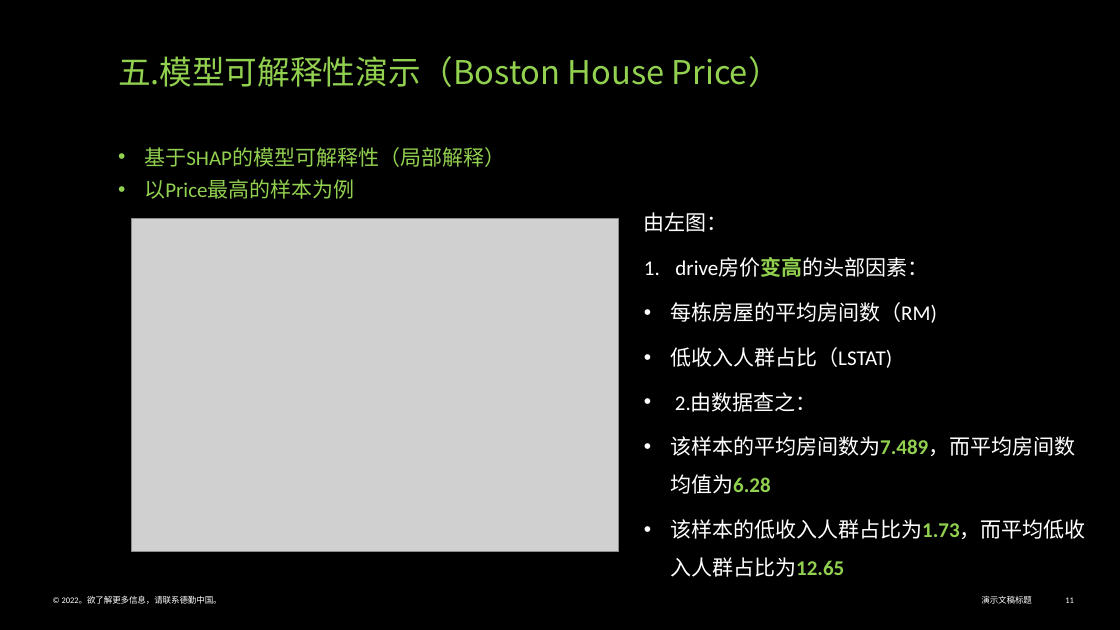
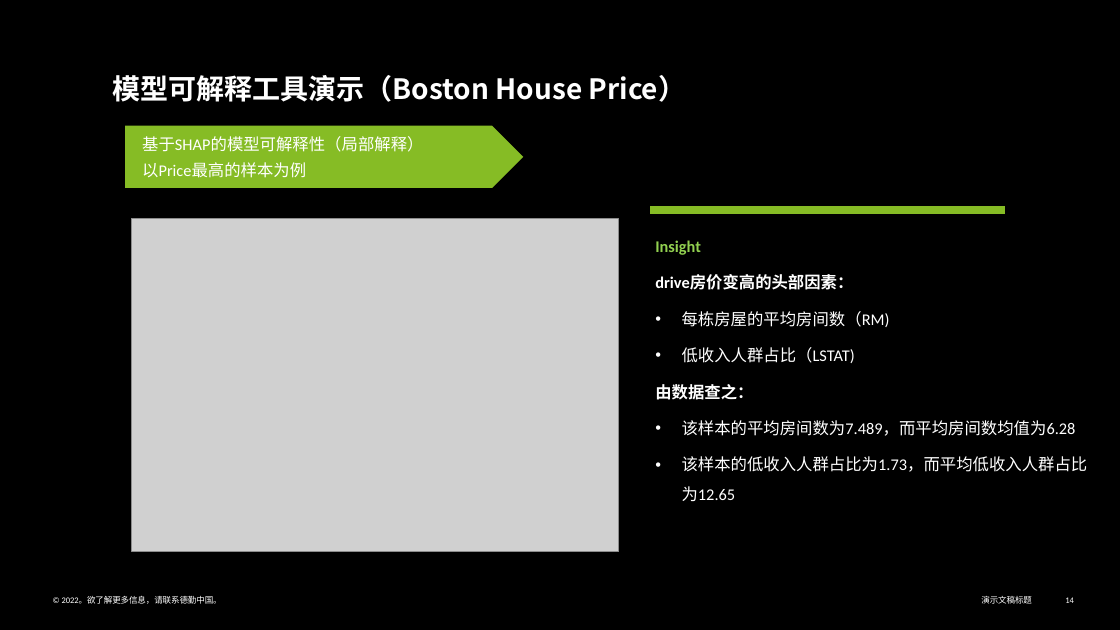
Before and after one commit to Vihagle/ML-Explaination, a slide deck: slide 14 of 模型可解释性.pptx (slide 11 before the commit). Drawn at 1120x630 pixels with LibreOffice and Linux fonts; fonts in the diff are those of the drawing; grey boxes stand for pictures. Boxes give left, top, right and bottom in pixels: in the first picture for what was removed or moved away, otherwise in the second. Text is boxed around its words. In the diff, an @@ line names an element or a change of style, - is before the commit and + after.

```diff
--- a/模型可解释性.pptx
+++ b/模型可解释性.pptx
@@ text at <box>113,75,687,102</box>: text changed; size 18 to 24 pt; font Calibri to Noto Sans CJK SC; text colour #92D050 to #FFFFFF; bold on @@
-五.模型可解释性演示（Boston House Price）
-• 基于SHAP的模型可解释性（局部解释）
-• 以Price最高的样本为例
+模型可解释工具演示（Boston House Price）
@@ pentagon arrow added at <box>125,126,523,188</box>, fill #86BC25, 14 pt, text #FFFFFF @@
+基于SHAP的模型可解释性（局部解释）
+以Price最高的样本为例
@@ math minus added at <box>586,194,1070,226</box>, fill #86BC25 @@
@@ text "Insight": place and size @@
-text "Insight" at <box>644,212,1086,577</box>
+text "Insight" at <box>655,240,1088,501</box>
@@ text at <box>655,240,701,255</box>: text changed; size 18 to 14 pt; text colour #FFFFFF to #92D050; bold on @@
-由左图：
+Insight
@@ text at <box>655,275,1088,501</box>: size 18 to 14 pt in "drive房价变高的头部因素：", "每栋房屋的平均房间数（RM)", "低收入人群占比（LSTAT)", "该样本的平均房间数为7.489，而平均房间数均值为6.28" and 1 more places; text colour #92D050 to #FFFFFF in "drive房价变高的头部因素：", "该样本的平均房间数为7.489，而平均房间数均值为6.28", "该样本的低收入人群占比为1.73，而平均低收入人群占比为12.65"; bold on in "drive房价变高的头部因素："; bold off in "该样本的平均房间数为7.489，而平均房间数均值为6.28", "该样本的低收入人群占比为1.73，而平均低收入人群占比为12.65"; bullet 1. to none @@
@@ text at <box>655,384,753,400</box>: text changed; size 18 to 14 pt; bold on @@
-• 2.由数据查之：
+由数据查之：
```
Also in this commit, not shown: 12 other slides changed, 5 slides added, 1 slide removed, 1 other file.
